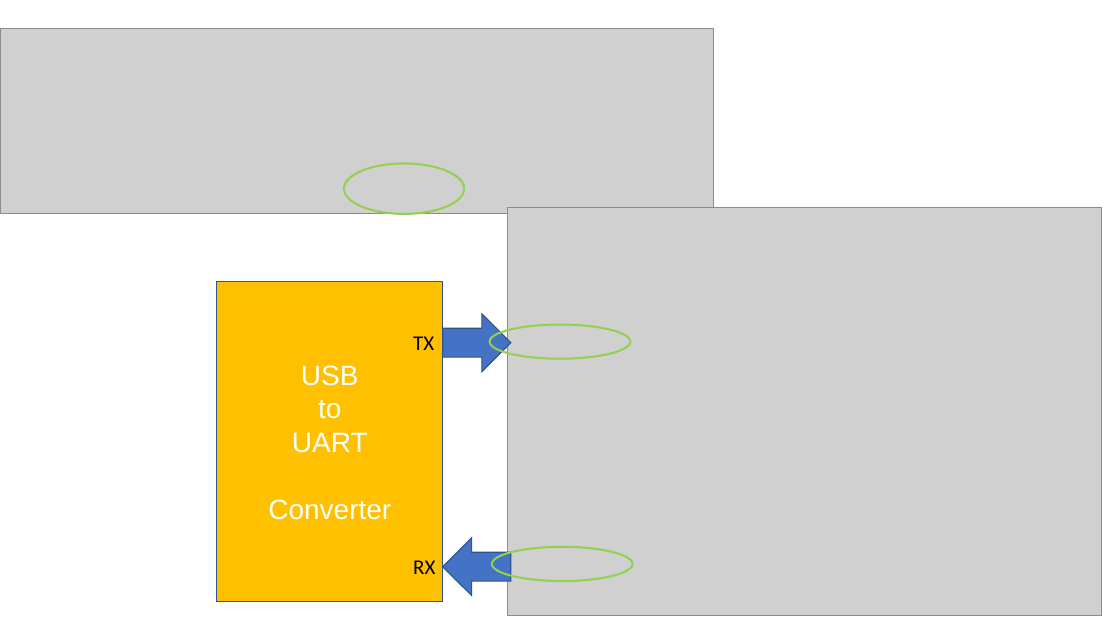
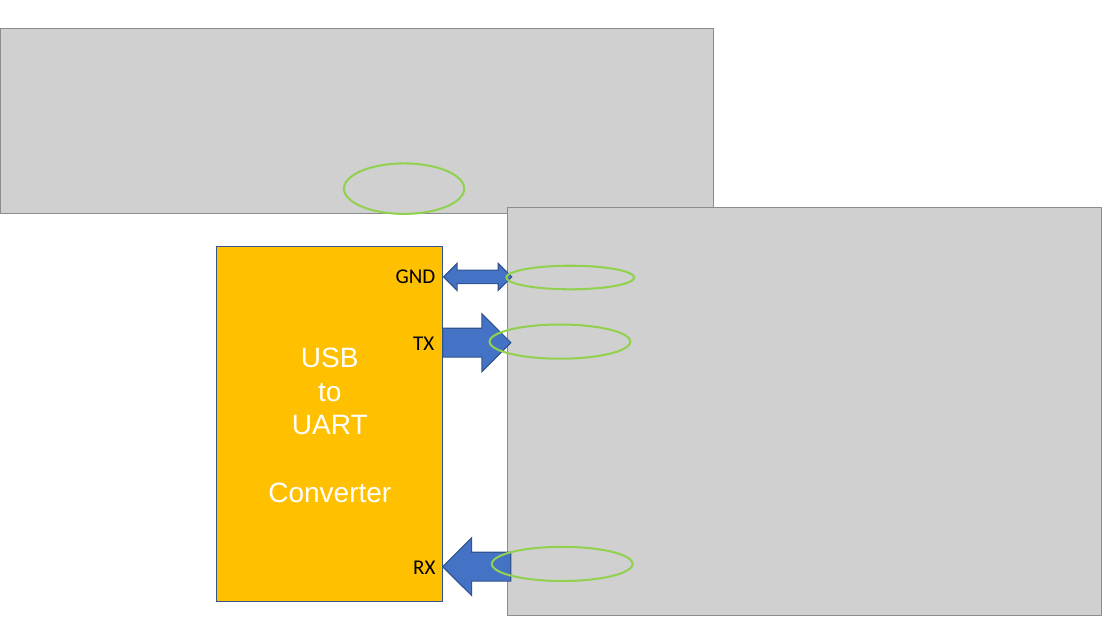
Before and after one commit to MicrochipTech/AzureDemo_AnyCloud, a slide deck: slide 1 of media/WFI32-Curiosity_J207.pptx. Drawn at 1120x630 pixels with LibreOffice and Linux fonts; fonts in the diff are those of the drawing; grey boxes stand for pictures. Boxes give left, top, right and bottom in pixels: in the first picture for what was removed or moved away, otherwise in the second. Text is boxed around its words. In the diff, an @@ line names an element or a change of style, - is before the commit and + after.

```diff
--- a/media/WFI32-Curiosity_J207.pptx
+++ b/media/WFI32-Curiosity_J207.pptx
@@ rectangle "USB": place and size @@
-rectangle "USB" at <box>217,281,443,602</box>
+rectangle "USB" at <box>217,246,443,602</box>
@@ text added at <box>396,269,436,283</box>, 18 pt, text #000000 @@
+GND
@@ left right arrow added at <box>444,264,512,291</box>, fill #4472C4, outline #325491 1 pt @@
@@ ellipse added at <box>507,266,634,289</box>, outline #92D050 1.75 pt @@
```
Also in this commit, not shown: 6 other files.
